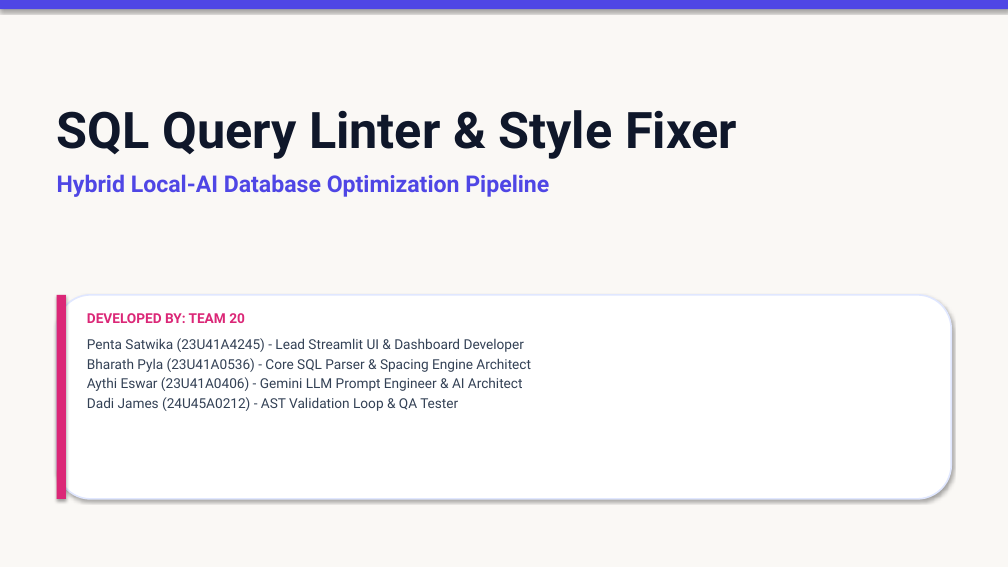
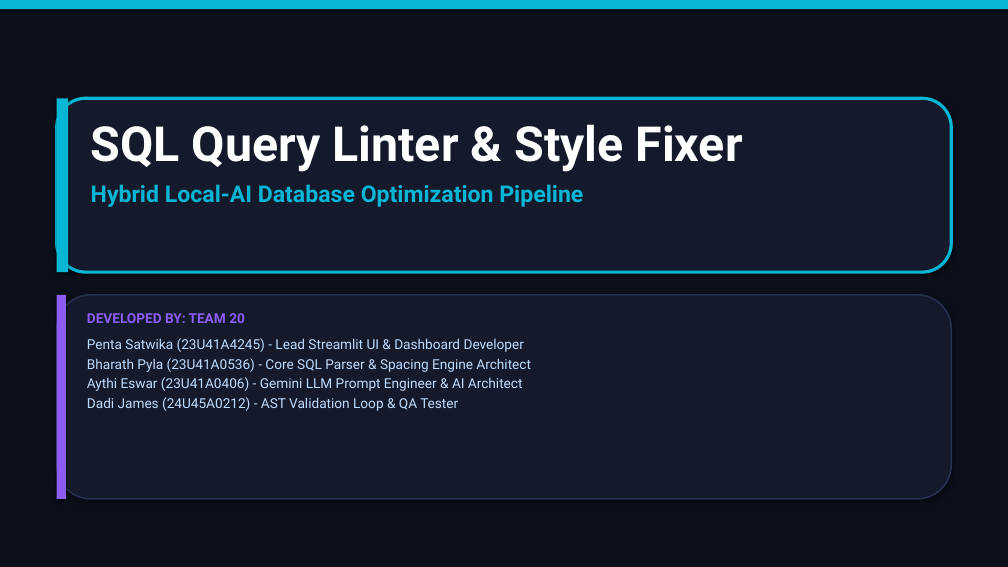
Before and after one commit to bharathpyla/sql-query-linter-style-fixer, a slide deck: slide 1 of Presentation.pptx. Drawn at 1008x567 pixels with LibreOffice and Linux fonts; fonts in the diff are those of the drawing. Boxes give left, top, right and bottom in pixels: in the first picture for what was removed or moved away, otherwise in the second. Text is boxed around its words. In the diff, an @@ line names an element or a change of style, - is before the commit and + after.

Commit message:
Update presentation Presentation.pptx with premium Cyber-Glow tech theme

```diff
--- a/Presentation.pptx
+++ b/Presentation.pptx
@@ background #FAF8F5 to #0B0F1A @@
@@ rectangle at (0, 0, 1008, 9): fill #4F46E5 to #06B6D4 @@
@@ rounded rectangle added at (57, 98, 951, 272), fill #141A2B, outline #06B6D4 3 pt @@
@@ rectangle added at (57, 98, 68, 272), fill #06B6D4 @@
@@ text "SQL Query Linter & Style ...": place and size @@
-text "SQL Query Linter & Style ..." at (57, 110, 737, 197)
+text "SQL Query Linter & Style ..." at (91, 124, 743, 207)
@@ text "SQL Query Linter & Style ..." at (91, 124, 743, 207): size 48 to 46 pt, text colour #0F172A to #FFFFFF in "SQL Query Linter & Style Fixer"; text colour #4F46E5 to #06B6D4 in "Hybrid Local-AI Database Optimization Pipeline"; less space between paragraphs @@
@@ rounded rectangle at (57, 295, 951, 499): fill #FFFFFF to #141A2B; outline #E0E7FF 1.5 pt to #26304F 1.5 pt @@
@@ rectangle at (57, 295, 66, 499): fill #DB2777 to #8B5CF6 @@
@@ text "DEVELOPED BY: TEAM 20" at (87, 313, 531, 411): text colour #DB2777 to #8B5CF6 in "DEVELOPED BY: TEAM 20"; text colour #334155 to #BFDBFE @@
```
Also in this commit, not shown: 7 other slides changed.
